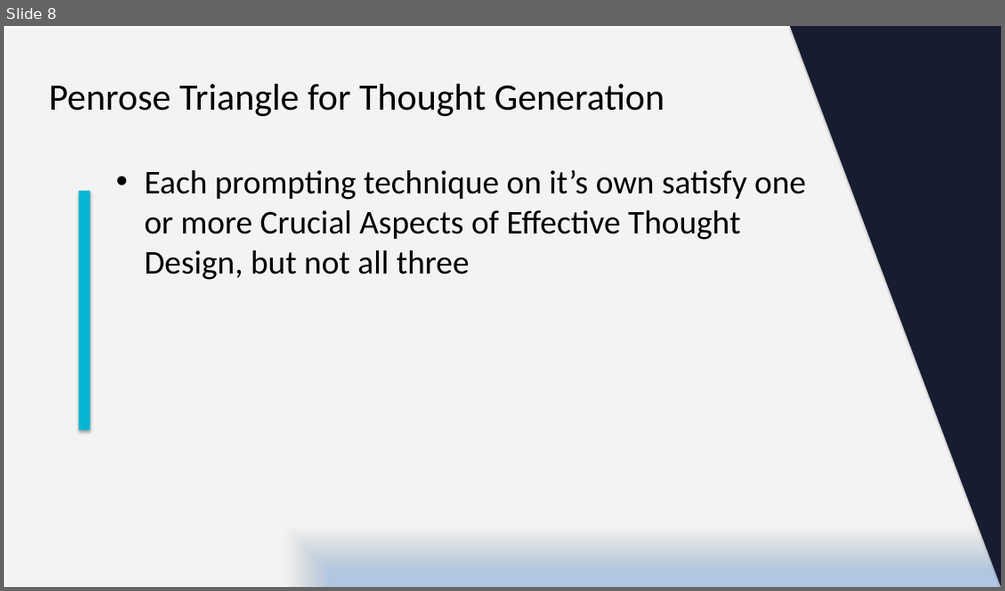
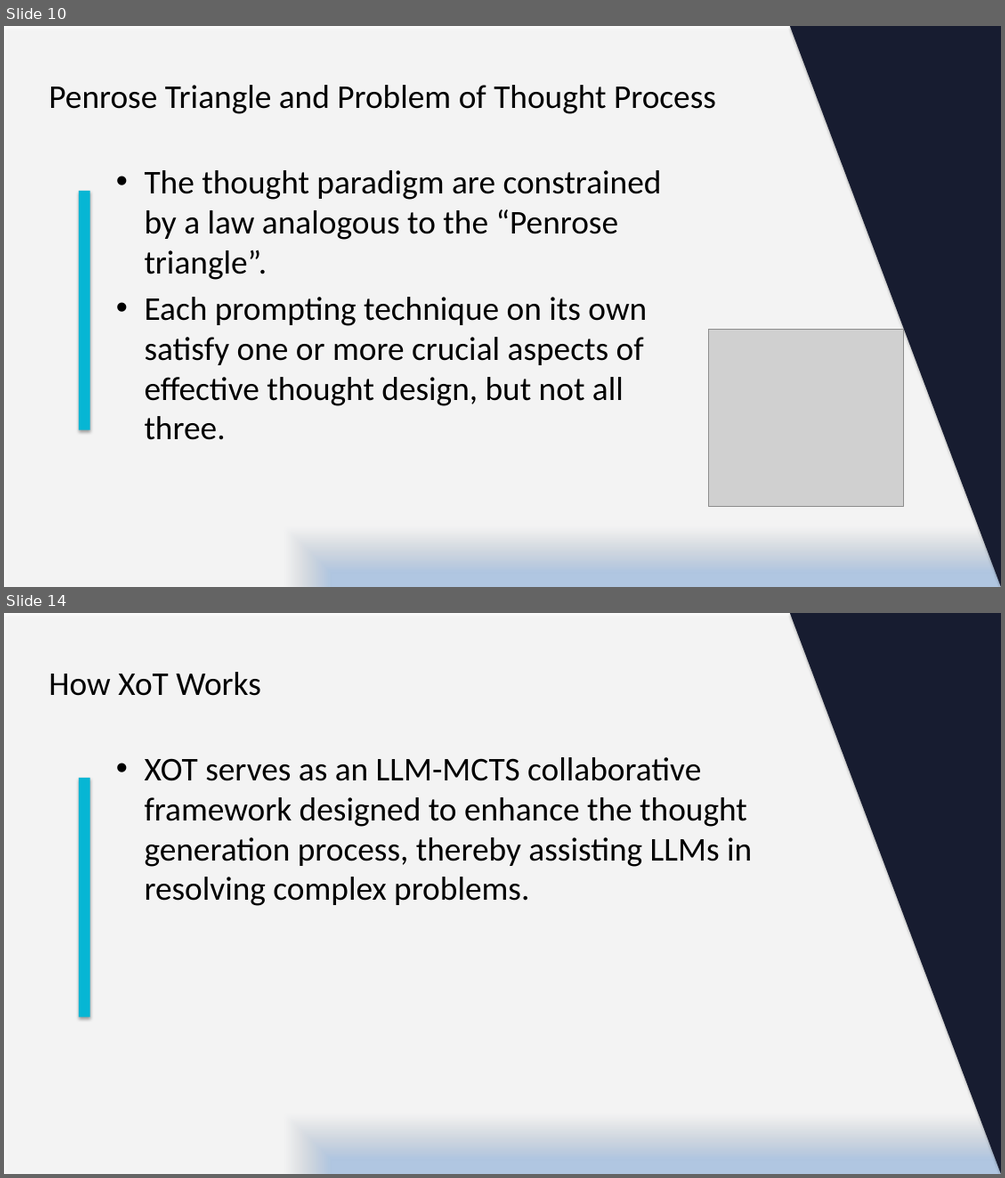
Before and after one commit to kafeiaulait-gif/HI-634-Assignment_2, a slide deck: slide_deck/Everything_of_Thoughts_Dynamic_Final.pptx. Shown one above the other, each under a label of ours: slide 8 before the commit, slides 10 and 14 after it; the slides between them are not shown. The pictures are 1005x591 and 1005x1178 pixels, drawn with LibreOffice and Linux fonts; fonts in the diff are those of the drawing; grey boxes stand for pictures. Boxes give left, top, right and bottom in pixels: in the first picture for what was removed or moved away, otherwise in the second. Text is boxed around its words. In the diff, an @@ line names an element or a change of style, - is before the commit and + after.

```diff
--- a/slide_deck/Everything_of_Thoughts_Dynamic_Final.pptx
+++ b/slide_deck/Everything_of_Thoughts_Dynamic_Final.pptx
@@ slide 14 added at box(4, 613, 1001, 1174), background #FFFFFF @@
@@ rectangle added at box(4, 613, 1001, 1174), fill gradient #F6F9FC to #C3D69B to #B0C6E1 to #FFFFFF @@
@@ right triangle added at box(790, 613, 1001, 1174), fill #171C30 @@
@@ title added at box(48, 672, 261, 696), 32 pt, text #000000 @@
+How XoT Works
@@ text added at box(145, 757, 752, 906), 32 pt, text #000000 @@
+• XOT serves as an LLM-MCTS collaborative framework designed to enhance the thought generation process, thereby assisting LLMs in resolving complex problems.
@@ rectangle added at box(79, 778, 90, 1017), fill #06B6D4 @@
@@ what was slide 8 is now slide 10 @@
@@ slide 10 changed as well @@
@@ title at box(48, 85, 716, 114): text changed; size 36 to 32 pt @@
-Penrose Triangle for Thought Generation
+Penrose Triangle and Problem of Thought Process
@@ text at box(145, 170, 662, 440): text changed @@
-• Each prompting technique on it’s own satisfy one or more Crucial Aspects of Effective Thought Design, but not all three
+• The thought paradigm are constrained by a law analogous to the “Penrose triangle”.
+• Each prompting technique on its own satisfy one or more crucial aspects of effective thought design, but not all three.
@@ picture added at box(709, 329, 904, 506) @@
```
Also in this commit, not shown: 5 other slides changed, 13 other slides added, 1 slide removed, 10 other files.
